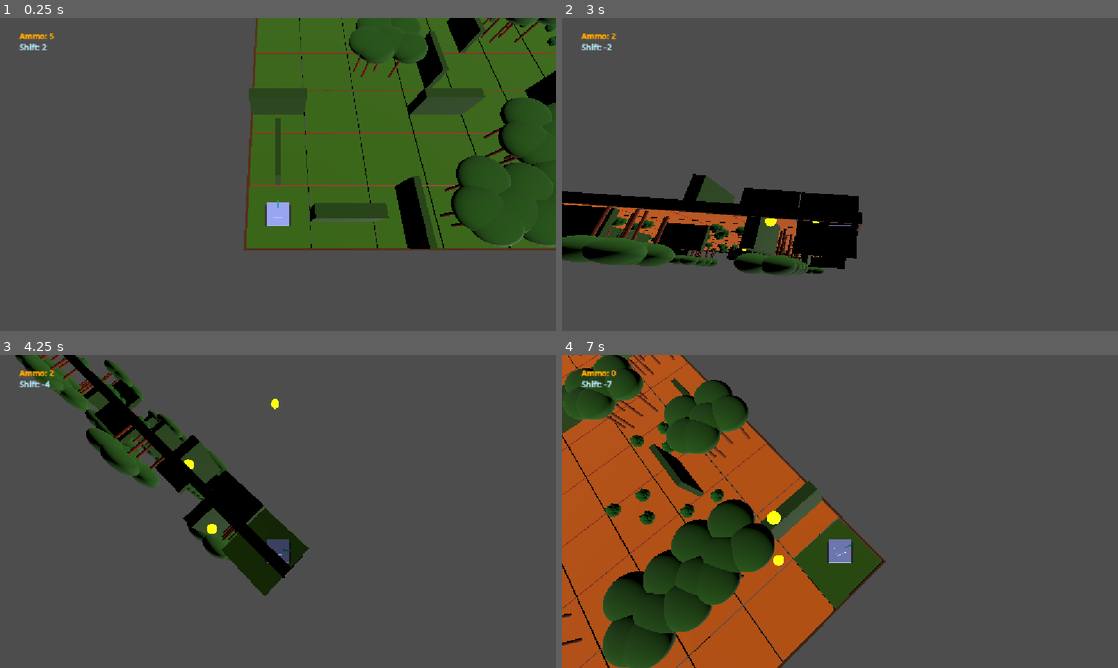
Above: before the commit, frames 1-4 (two rows, left to right).
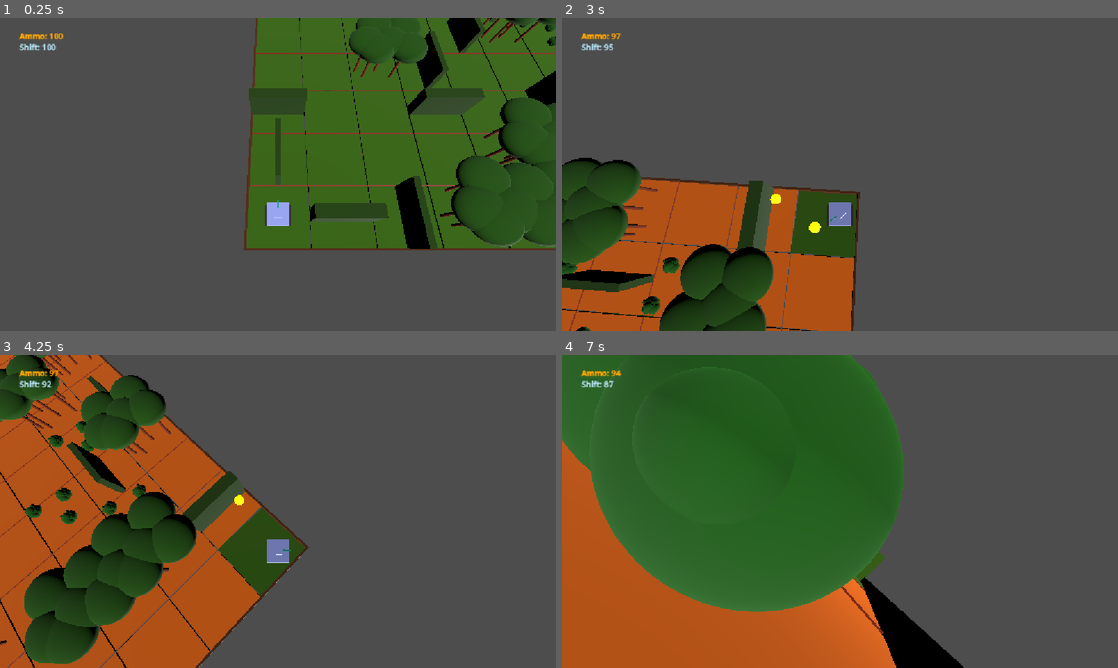
Above: after the commit, the same moments.

Repository: Grihgrix/Tank_Shift
Game: Godot game, scene res://Game scenes/Main_game_scene.tscn
The game is run twice, just before and just after one commit, with the same random seed, the same clock (stepped at 60 frames per second) and the same inputs.
Inputs (mouse positions are in pixels of both pictures, inside the frame that each line leads up to):
- Up to frame 1 (0.25 s): no input
- Up to frame 2 (3 s): tap Enter (ui_accept) at 0.5, 0.77, 1.52 s; move the mouse to (617, 55) at 0.52 s; hold Right (ui_right) 0.53-1.28 s; right-click (617, 55) at 0.6 s; click (617, 55) at 0.67 s; move the mouse to (728, 190) at 1.27 s; hold Down (ui_down) 1.28-2.03 s; click (728, 190) at 1.35 s; move the mouse to (895, 105) at 2.02 s; hold Right (ui_right) 2.03-2.78 s; right-click (895, 105) at 2.1 s; move the mouse to (812, 237) at 2.77 s; hold Up (ui_up) from 2.78 s (still down); click (812, 237) at 2.85 s
- Up to frame 3 (4.25 s): tap Enter (ui_accept) at 3.02, 3.77 s; move the mouse to (444, 558) at 3.52 s; release Up (ui_up) at 3.53 s; hold Left (ui_left) from 3.53 s (still down); right-click (444, 558) at 3.6 s
- Up to frame 4 (7 s): move the mouse to (673, 464) at 4.27 s; click (673, 464) at 4.35 s; tap Enter (ui_accept) at 4.52, 6.02, 6.77 s; move the mouse to (867, 511) at 5.02 s; release Left (ui_left) at 5.03 s; hold Down (ui_down) 5.03-5.78 s; right-click (867, 511) at 5.1 s; click (867, 511) at 5.17 s; move the mouse to (756, 433) at 5.77 s; hold Right (ui_right) 5.78-6.53 s; click (756, 433) at 5.85 s; move the mouse to (962, 495) at 6.52 s; hold Up (ui_up) from 6.53 s (still down); right-click (962, 495) at 6.6 s

The runs differ from the first frame. In frame 1, less than 0.1% of the frame differs, in the area x 7-12%, y 4-11%; in frame 2, 24%; in frame 3, 39%; in frame 4, 48%, in the area x 0-73%, y 0-100%.

Commit message:
Increase ammo for testing

Diff:
--- a/Global/Global.gd
+++ b/Global/Global.gd
@@ -27,8 +27,8 @@
 
 
 # Wallets
-var start_canon_ammo_count:int = 5
-var start_shift_ammo_count:int = 2
+var start_canon_ammo_count:int = 100
+var start_shift_ammo_count:int = 100
 
 # Bonuses
 var cannon_bonus_amount = 5
